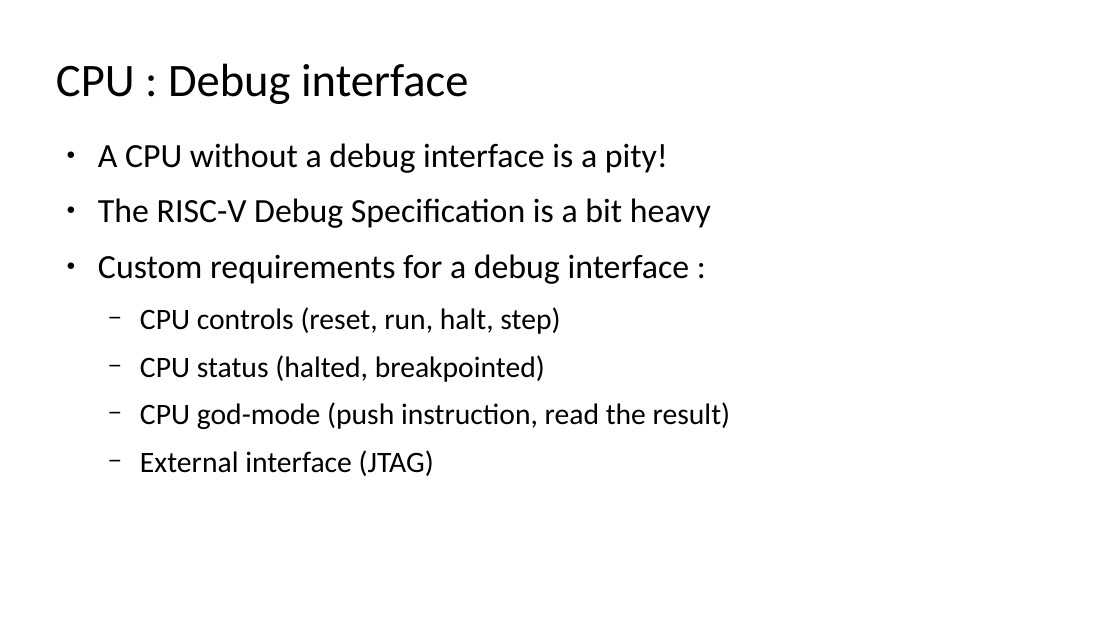
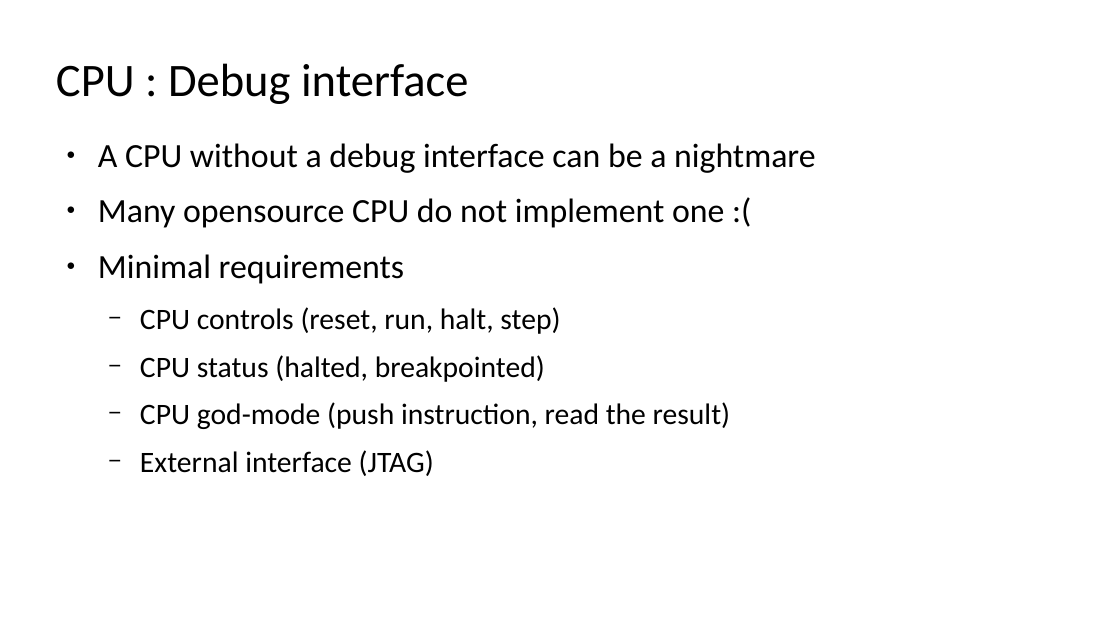
Before and after one commit to SpinalHDL/SpinalDoc, a slide deck: slide 11 of presentation/en/fsic2019.odp (slide 12 before the commit). Drawn at 1120x630 pixels with LibreOffice and Linux fonts; fonts in the diff are those of the drawing. Boxes give left, top, right and bottom in pixels: in the first picture for what was removed or moved away, otherwise in the second. Text is boxed around its words. In the diff, an @@ line names an element or a change of style, - is before the commit and + after.

```diff
--- a/presentation/en/fsic2019.odp
+++ b/presentation/en/fsic2019.odp
@@ text at [98,143,816,284]: text changed @@
-● A CPU without a debug interface is a pity!
-● The RISC-V Debug Specification is a bit heavy
-● Custom requirements for a debug interface :
+● A CPU without a debug interface can be a nightmare
+● Many opensource CPU do not implement one :(
+● Minimal requirements
```
Also in this commit, not shown: 11 other slides changed, 8 slides added, 6 slides removed, 1 other file.
